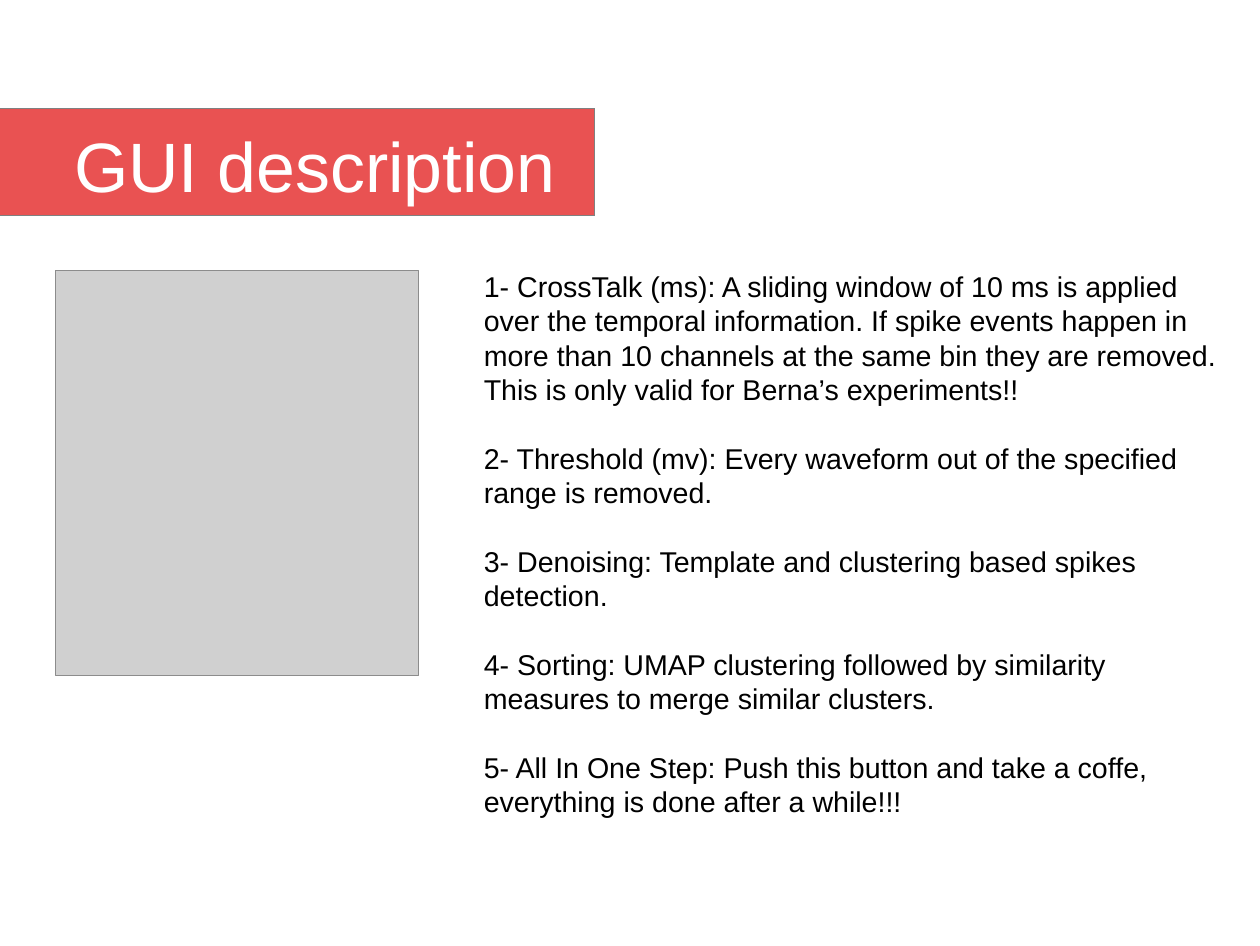
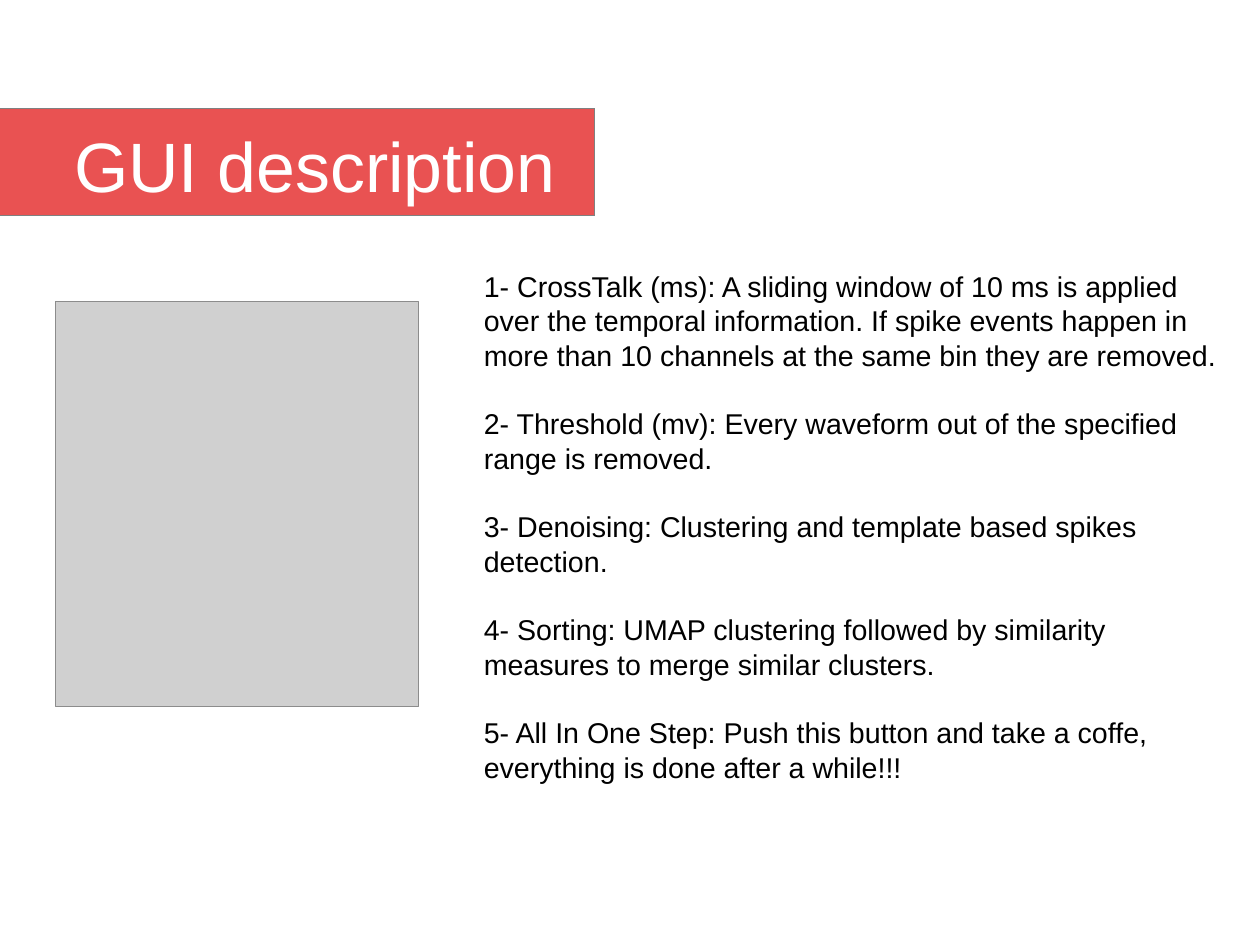
Before and after one commit to mikelval82/NeuroSorter, a slide deck: slide 6 of powerpoint.odp. Drawn at 1260x946 pixels with LibreOffice and Linux fonts; fonts in the diff are those of the drawing; grey boxes stand for pictures; background and template pictures are left out. Boxes give left, top, right and bottom in pixels: in the first picture for what was removed or moved away, otherwise in the second. Text is boxed around its words. In the diff, an @@ line names an element or a change of style, - is before the commit and + after.

```diff
--- a/powerpoint.odp
+++ b/powerpoint.odp
@@ text at (x1=484, y1=276, x2=1216, y2=371): text changed @@
-1- CrossTalk (ms): A sliding window of 10 ms is applied over the temporal information. If spike events happen in more than 10 channels at the same bin they are removed. This is only valid for Berna’s experiments!!
+1- CrossTalk (ms): A sliding window of 10 ms is applied over the temporal information. If spike events happen in more than 10 channels at the same bin they are removed.
@@ picture moved from (x1=56, y1=270, x2=418, y2=675) to (x1=56, y1=302, x2=418, y2=707) @@
@@ text at (x1=484, y1=516, x2=1136, y2=573): text changed @@
-3- Denoising: Template and clustering based spikes detection.
+3- Denoising: Clustering and template based spikes detection.
```
Also in this commit, not shown: 5 other slides changed, 1 other file.
